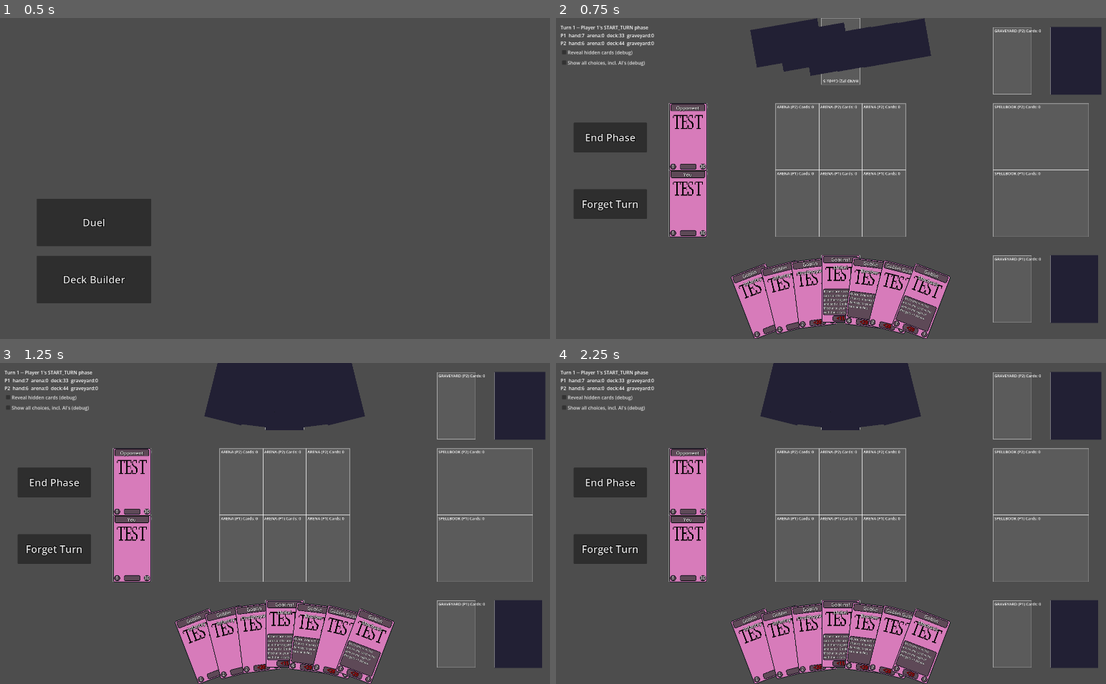
Above: before the commit, frames 1-4 (two rows, left to right).
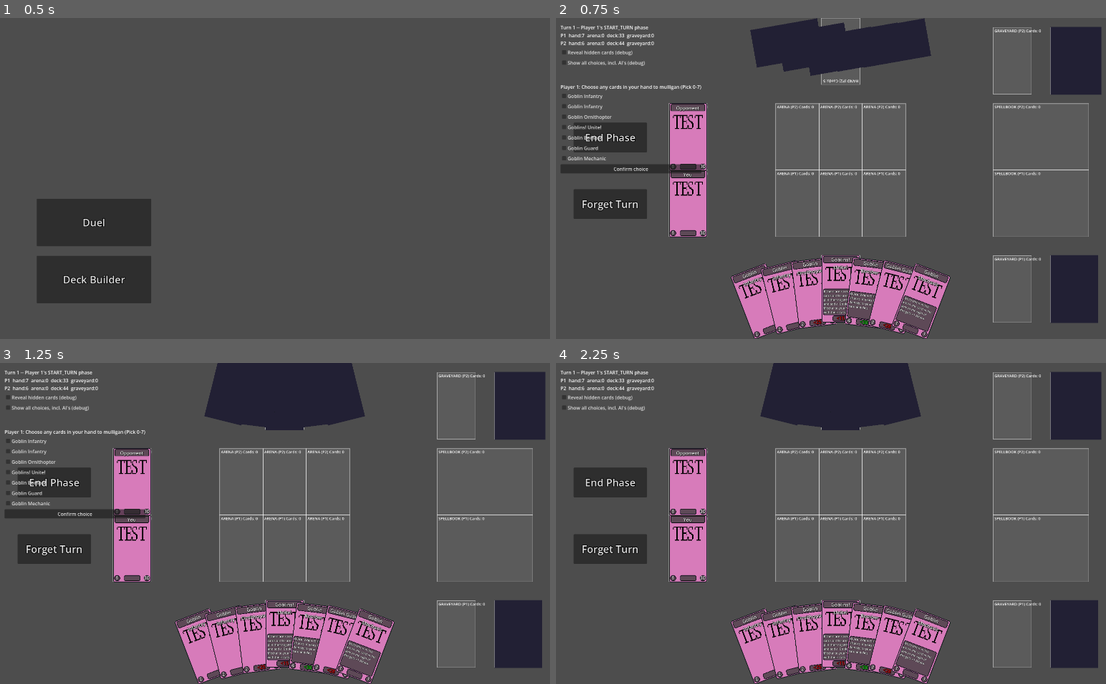
Above: after the commit, the same moments.

Repository: KT0mi/KT0mi_Card_Game_Godot
Game: Godot game, scene res://Scenes/Main.tscn
Same seed, same stepped clock (60 frames per second), same inputs: the game is played once before the commit and once after it.
Inputs (mouse positions are in pixels of both pictures, inside the frame that each line leads up to):
- Up to frame 1 (0.5 s): no input
- Up to frame 2 (0.75 s): click "Duel" at 0.5 s
- Up to frame 3 (1.25 s): no input
- Up to frame 4 (2.25 s): click "Forget Turn" at 1.25 s; click (633, 513) at 2 s, where only the run after the commit has a clickable "Confirm choice"

Frame 1 is identical in both runs. In frame 2, 1.2% of the frame differs, in the area x 0-66%, y 20-98%; in frame 3, 1.2%; in frame 4, less than 0.1%.

Commit message:
Added Mulligan mechanic (to RulesEngine); Fixed summoning mechanics

Diff:
--- a/Cards/BloodEmpire/sacrifice_ritual.gd
+++ b/Cards/BloodEmpire/sacrifice_ritual.gd
@@ -9,9 +9,8 @@
 	sets = [&"blood_empire"]
 
 func resolve_effect(card: CardInstance, _event: PlayCardEvent) -> void:
-	#TODO
 	#Placeholder
-	for c in card.owner.arena().duplicate():
+	for c : CardInstance in card.owner.arena().duplicate():
+		var l := c.lane
 		if await GameActions.try_kill_card(c):
-			var bd := CardFactory.create_instance(&"blood_wall", card.owner)
-			ZoneManager.move_to(bd, Zone.Type.ARENA, ZoneChangeEvent.Reason.SUMMON)
+			await GameActions.try_summon_card(card.owner, &"blood_wall", Zone.Type.ARENA, l)
--- a/Cards/Critters/quill_armor.gd
+++ b/Cards/Critters/quill_armor.gd
@@ -18,23 +18,21 @@
 func _build_abilities() -> Array[Ability]:
 	return [
 		Ability.new(
-			Events.DAMAGE_RESOLVED,
+			Events.ATTACK_RESOLVED,
 			_quill_armor_ability,
 			_quill_armor_con
 		)
 	]
 
-func _quill_armor_con(card : CardInstance, event : DamageEvent) -> bool:
+func _quill_armor_con(card : CardInstance, event : AttackEvent) -> bool:
 	print("quill_armor: Checking effect condition")
 	if event.target == card.owner.get_player_card():
-		if event.source.is_creature():
-			print("quill_armor: Confirmed damage was dealt to the card owner from a creature source")
-			return true
+		print("quill_armor: Confirmed damage was dealt to the card owner from a creature source")
+		return true
 	return false
 
-func _quill_armor_ability(card : CardInstance, event : DamageEvent) -> void:
-	print("quill_armor: Resolving Effect")
-	DamagePipeline.apply_damage(event.source, 1, card)
+func _quill_armor_ability(card : CardInstance, event : AttackEvent) -> void:
+	DamagePipeline.apply_damage(event.attacker, 1, card)
 
 	if card.tick_counter(ARMOR_KEY) <= 0:
 		#Have to think about this should I do kill card when resolving persistent spells or simply moving them to the graveyard?
--- a/Cards/Test/TestQuarentine/Goblin Forces (C-L-A)/goblin_bomber.gd
+++ b/Cards/Test/TestQuarentine/Goblin Forces (C-L-A)/goblin_bomber.gd
@@ -4,7 +4,7 @@
 	id = &"goblin_bomber"
 	card_name = "Goblin Bomber"
 	card_text = "Quick. When this card attacks, it deals 1 damage to your player card and dies."
-	gate = CardGate.BasicGate(29)
+	gate = CardGate.BasicGate(30)
 	attack = 4
 	endurance = 1
 	sets = ["goblin_forces"]
@@ -19,5 +19,7 @@
 				GameActions.try_kill_card(c),
 			func(c:CardInstance, e:AttackEvent) -> bool:
 				return e.attacker == c,
+				[],
+				true
 		)
 	]
--- a/Cards/Test/TestQuarentine/Goblin Forces (C-L-A)/goblin_captain.gd
+++ b/Cards/Test/TestQuarentine/Goblin Forces (C-L-A)/goblin_captain.gd
@@ -10,13 +10,13 @@
 	sets = ["goblin_forces"]
 
 func _build_abilities() -> Array[Ability]:
+	#TODO
 	return [
 		Ability.new(
-			Events.PLAY_CARD_RESOLVED,
+			Events.ZONE_CHANGE,
 			func(c, e):
-				if c.lane == 0:
-					GameActions.try_modify_attack(c, StatModifer.delta(1,c))
-					GameActions.try_modify_endurance(c, StatModifer.delta(1,c)),
-			func(c, e : PlayCardEvent): e.card == c
+				GameActions.try_modify_attack(c, StatModifer.delta(1,c))
+				GameActions.try_modify_endurance(c, StatModifer.delta(1,c)),
+			func(c, e : ZoneChangeEvent): e.target == c and e.lane == 0
 		)
 	]
--- a/Cards/Test/TestQuarentine/Goblin Forces (C-L-A)/goblin_mechanic.gd
+++ b/Cards/Test/TestQuarentine/Goblin Forces (C-L-A)/goblin_mechanic.gd
@@ -4,7 +4,7 @@
 	id = &"goblin_mechanic"
 	card_name = "Goblin Mechanic"
 	card_text = "While this is in the arena, the card in the lane to the right of this gets +1 Attack"
-	gate = CardGate.BasicGate(29)
+	gate = CardGate.None()
 	attack = 1
 	endurance = 1
 	sets = ["goblin_forces"]
--- a/Cards/Test/TestQuarentine/Goblin Forces (C-L-A)/goblin_ornithopter.gd
+++ b/Cards/Test/TestQuarentine/Goblin Forces (C-L-A)/goblin_ornithopter.gd
@@ -4,7 +4,7 @@
 	id = &"goblin_ornithopter"
 	card_name = "Goblin Ornithopter"
 	card_text = ""
-	gate = CardGate.BasicGate(20)
+	gate = CardGate.BasicGate(25)
 	attack = 2
 	endurance = 5
 	sets = ["goblin_forces"]
--- a/Cards/Test/TestQuarentine/Goblin Forces (C-L-A)/goblins_unite.gd
+++ b/Cards/Test/TestQuarentine/Goblin Forces (C-L-A)/goblins_unite.gd
@@ -21,7 +21,6 @@
 		endurance_pool += c.get_endurance()
 		await GameActions.try_kill_card(c)
 
-	var gm := CardFactory.create_instance(&"goblin_mecha", card.owner)
-	gm.current_attack = attack_pool
-	gm.current_endurance = endurance_pool
-	await ZoneManager.move_to(gm, Zone.Type.HAND, ZoneChangeEvent.Reason.SUMMON)
+	var gm := await GameActions.try_summon_card(card.owner, &"goblin_mecha", Zone.Type.ARENA, 1)
+	GameActions.try_modify_attack(gm, StatModifer.delta(attack_pool, card))
+	GameActions.try_modify_endurance(gm, StatModifer.delta(endurance_pool, card))
--- a/Cards/Test/TestQuarentine/S-H-C/breaking_xenia.gd
+++ b/Cards/Test/TestQuarentine/S-H-C/breaking_xenia.gd
@@ -16,7 +16,7 @@
 func _build_abilities() -> Array[Ability]:
 	return [
 		Ability.new(
-			Events.END_PHASE_END,
+			Events.START_PHASE_START,
 			func(c,_e):
 			DamagePipeline.apply_damage(
 				GameState.opponent_of(c.owner).get_player_card(),
@@ -24,6 +24,6 @@
 				c
 			)
 			ZoneManager.move_to(c, Zone.Type.GRAVEYARD, ZoneChangeEvent.Reason.RESOLVE),
-			func(c,e) -> bool: return e.player == GameState.opponent_of(c.owner).get_player_card(),
+			func(c,e) -> bool: return e.player == c.owner,
 		)
 	]
--- a/Cards/Test/TestQuarentine/S-H-C/polyphemus.gd
+++ b/Cards/Test/TestQuarentine/S-H-C/polyphemus.gd
@@ -16,7 +16,8 @@
 				var candidates : Array[CardInstance] = GameState.all_cards_in_arena().duplicate()
 				candidates.erase(c)
 				var target : CardInstance = candidates.pick_random()
-				e.redirect_target(target, c),
+				if target != null:
+					e.redirect_target(target, c),
 			func(c:CardInstance,e:AttackEvent) -> bool:
 				return TurnController.current_phase == TurnController.Phase.BATTLE \
 				and e.attacker == c and not e.redirected,
--- a/Scripts/EnemyAI/AIController.gd
+++ b/Scripts/EnemyAI/AIController.gd
@@ -33,10 +33,26 @@
 	await TurnController.advance_phase()
 
 func _take_start_turn_phase_actions() -> void:
+	#Heuristics for choosing to "Forget Turn" or not
+
+	#If you can play any cards in your hand
 	for card : CardInstance in _ai_player().hand:
 		if card.is_playable(_ai_player().get_player_card().get_endurance()):
 			return
 
+	#If you have 3 or fewer cards in hand
+	if _ai_player().hand.size() < 4:
+		return
+
+	#If any cards in your arena can attack
+	for card : CardInstance in _ai_player().arena():
+		if not card.has_counter(CardKeywords.DAZED):
+			if card.is_creature():
+				var def : CreatureCardDefinition = card.definition
+				if def.is_battle_ready(card):
+					return
+
+	#Then forget
 	TurnController.forget_turn()
 
 func _take_play_phase_actions() -> void:
@@ -67,6 +83,14 @@
 			#take as many options as allowed
 			var selected: Array = request.options.slice(0, request.max_count)
 			return selected
+		Events.MULLIGAN_TAG:
+			#Mulligan any card that you cannot play on the first turn
+			var selected : Array
+			for c : CardInstance in request.options:
+				if c.is_playable(_ai_player().get_player_card().get_endurance()):
+					continue
+				selected.append(c)
+			return selected
 		_:
 			#take as many options as allowed
 			var selected: Array = request.options.slice(0, request.max_count)
--- a/Scripts/Events.gd
+++ b/Scripts/Events.gd
@@ -26,6 +26,9 @@
 #Triggered when a kill card request is made
 const KILL_REQUEST = &"on_kill_request"
 const KILL_RESOLVED = &"on_kill_resolved"
+#Triggered when a summon card request is made
+const SUMMON_REQUEST = &"on_summon_request"
+const SUMMON_RESOLVED = &"on_summon_resolved"
 #Modifier Game Action Events
 const MODIFY_ATTACK_REQUEST = &"on_try_modify_attack"
 const MODIFY_ATTACK_RESOLVE = &"on_modify_attack"
@@ -44,3 +47,4 @@
 ##Choice TAGS
 const BATTLE_TAG = &"battle_choice"
 const EFFECT_TAG = &"effect_choice"
+const MULLIGAN_TAG = &"mulligan_choice"
--- a/Scripts/GameActions.gd
+++ b/Scripts/GameActions.gd
@@ -60,6 +60,10 @@
 	await TriggerSystem.emit(Events.KILL_REQUEST, event)
 	if event.cancelled:
 		print("GameActions: Failed try_kill_card action. Reason: Request intercepted")
+		return false
+
+	if card.current_zone == Zone.Type.GRAVEYARD:
+		print("GameActions: Failed try_kill_card action. Reason: Card already in graveyard")
 		return false
 
 	#Hook point to change death mechanic
@@ -137,3 +141,19 @@
 	print("GameActions: Resolved try_modify_gate action sucessfully.")
 	await TriggerSystem.emit(Events.MODIFY_GATE_RESOLVE, event)
 	return true
+
+func try_summon_card(owner : Player, id : StringName, to_zone: Zone.Type, lane : int = -1) -> CardInstance:
+	print("GameActions: Requested try_summon_card action")
+	var event := SummonEvent.new(owner, id)
+	await TriggerSystem.emit(Events.SUMMON_REQUEST, event)
+	if event.cancelled:
+		print("GameActions: Failed try_summon_card action. Reason: Request intercepted")
+		return null
+
+	var card_instance := await CardFactory.create_instance(id, owner)
+	CardViewManager.create_card_node(card_instance)
+	ZoneManager.move_to(card_instance, to_zone, ZoneChangeEvent.Reason.SUMMON, lane)
+
+	print("GameActions: Resolved try_summon_card action sucessfully.")
+	await TriggerSystem.emit(Events.SUMMON_RESOLVED, event)
+	return card_instance
--- /dev/null
+++ b/Scripts/GameEvents/SummonEvent.gd
@@ -0,0 +1,8 @@
+class_name SummonEvent extends CancellableEvent
+
+var player : Player
+var card_id : StringName
+
+func _init(p: Player, id : StringName) -> void:
+	player = p
+	card_id = id
--- a/Scripts/GameEvents/ZoneChangeEvent.gd
+++ b/Scripts/GameEvents/ZoneChangeEvent.gd
@@ -9,9 +9,11 @@
 var from_zone: Zone.Type
 var to_zone: Zone.Type
 var reason: Reason
+var lane: int
 
-func _init(c: CardInstance, f: Zone.Type, t: Zone.Type, r: Reason) -> void:
+func _init(c: CardInstance, f: Zone.Type, t: Zone.Type, r: Reason, l : int = -1) -> void:
 	target = c
 	from_zone = f
 	to_zone = t
 	reason = r
+	lane = l
--- a/Scripts/RulesEngine.gd
+++ b/Scripts/RulesEngine.gd
@@ -13,7 +13,7 @@
 		#Cards in Arena
 		for c in player.arena().duplicate():
 			var card : CardInstance = c
-			if card.get_endurance() <= 0:
+			if card.get_endurance() <= 0 and card.current_zone != Zone.Type.GRAVEYARD:
 				#Card Death - Specific event when a card ends the turn with no endurance - cancellable
 				GameActions.try_kill_card(card)
 		#Check for player death
@@ -44,10 +44,40 @@
 		if special_card:
 			player.deck.erase(special_card)
 			player.hand.append(special_card)
-			ZoneManager.move_to(special_card, Zone.Type.HAND, ZoneChangeEvent.Reason.DRAW)
-			GameActions.draw_cards(player, 4)
+			await ZoneManager.move_to(special_card, Zone.Type.HAND, ZoneChangeEvent.Reason.DRAW)
+			await GameActions.draw_cards(player, 4)
 		else:
-			GameActions.draw_cards(player, 7)
+			await GameActions.draw_cards(player, 7)
+
+	do_mulligan()
 
 	#var face_card := CardInstance.new(CardDatabase.get_definition(&"player_face"), player)
 	#await ZoneManager.move_to(face_card, Zone.Type.PLAYER, ZoneChangeEvent.Reason.MANUAL)
+
+func do_mulligan() -> void:
+	for player in GameState.players():
+		var candidates : Array[CardInstance]
+		for c : CardInstance in player.hand.duplicate():
+			if c.definition.is_special:
+				continue
+			candidates.append(c)
+
+		var m_cards : Array = await ChoiceManager.request(
+			"Choose any cards in your hand to mulligan",
+			Events.MULLIGAN_TAG,
+			candidates,
+			player,
+			0,
+			candidates.size()
+		)
+
+		if m_cards.is_empty() or m_cards == null:
+			print("RulesEngine: No valid cards in selected")
+			return
+
+		for c : CardInstance in m_cards:
+			ZoneManager.move_to(c, Zone.Type.DECK, ZoneChangeEvent.Reason.MANUAL)
+
+		player.deck.shuffle()
+
+		await GameActions.draw_cards(player, m_cards.size())
--- a/Scripts/SceneScripts/CardViewManager.gd
+++ b/Scripts/SceneScripts/CardViewManager.gd
@@ -2,6 +2,8 @@
 ##Autoload
 
 # Main script to sync visuals and card game logic
+
+const CARD_SCENE := preload("res://Scenes/Card.tscn")
 
 var _card_nodes: Dictionary = {} #CardInstance -> Card (Scene)
 var _holder_nodes: Dictionary = {} #"player id: zone type" : CardHolder (Scene)
@@ -11,6 +13,12 @@
 	ZoneManager.card_zone_changed.connect(_on_zone_changed)
 	GameActions.card_stat_changed.connect(_refresh_card_visuals)
 	DamagePipeline.change_card_endurance.connect(_refresh_card_visuals)
+
+func create_card_node(card_instance : CardInstance) -> Card:
+	var node: Card = CARD_SCENE.instantiate()
+	add_child(node)
+	node.bind(card_instance)
+	return node
 
 #Called by CardHolder._ready()
 func register_holder(holder: CardHolder) -> void:
--- a/Scripts/SceneScripts/DeckBuilderController.gd
+++ b/Scripts/SceneScripts/DeckBuilderController.gd
@@ -18,12 +18,15 @@
 const MAIN_SCENE = "res://Scenes/Main.tscn"
 
 func _ready() -> void:
-	if StateData.editing_deck != "":
-		_editing_deck_id = StateData.editing_deck
 	_populate_available()
 	save_button.pressed.connect(_on_save_pressed)
 	back_button.pressed.connect(_on_back_pressed)
 
+	if StateData.editing_deck != "":
+		var deck := DeckStorage.load_deck(StateData.editing_deck)
+		StateData.editing_deck = ""  # consume it -- see note below
+		if deck:
+			load_for_editing(deck)
 
 func _on_back_pressed() -> void:
 	StateData.editing_deck = ""
--- a/Scripts/SceneScripts/MatchController.gd
+++ b/Scripts/SceneScripts/MatchController.gd
@@ -9,10 +9,10 @@
 #This sets up a match by building decks, spawning cards, cardholders
 #sets up a minimal debug ui
 
-const CARD_SCENE := preload("res://Scenes/Card.tscn")
-
 @onready var end_phase_button : Button = $UI/EndPhaseButton
 @onready var forget_turn_button : Button = $UI/ForgetTurnButton
+#Game End Label
+@onready var game_end_label : Label = $UI/GameEndLabel
 
 @export var player_one_deck : DeckData
 @export var player_two_deck: DeckData
@@ -28,8 +28,7 @@
 var _choice_panel: VBoxContainer
 var _choice_checkboxes: Dictionary = {}  # option -> CheckBox
 
-#Game End Label
-@onready var game_end_label : Label = $GameEndLabel
+
 
 # Called when the node enters the scene tree for the first time.
 func _ready() -> void:
@@ -67,7 +66,7 @@
 
 		var instances: Array[CardInstance] = build_deck(player, deck)
 		for instance in instances:
-			_spawn_card_node(instance)
+			CardViewManager.create_card_node(instance)
 			await ZoneManager.move_to(instance, Zone.Type.DECK, ZoneChangeEvent.Reason.MANUAL)
 
 		# Give the player their face card. This arguably belongs in
@@ -76,7 +75,7 @@
 		# stays self-contained and doesn't presume that decision for you.
 		var face := CardFactory.create_instance(&"test_player_card", player)
 		face.definition.card_name = "You" if player == GameState.local_player else "Opponent"
-		_spawn_card_node(face)
+		CardViewManager.create_card_node(face)
 		await ZoneManager.move_to(face, Zone.Type.PLAYER, ZoneChangeEvent.Reason.MANUAL)
 
 func build_deck(player: Player, deck: DeckData) -> Array[CardInstance]:
@@ -84,12 +83,6 @@
 		return CardFactory.build_deck(deck, player)
 	return CardFactory.build_deck_from_ids(FALLBACK_DECK_IDS, player)
 
-func _spawn_card_node(instance: CardInstance) -> Card:
-	var node: Card = CARD_SCENE.instantiate()
-	add_child(node)
-	node.bind(instance)
-	return node
-
 func _build_debug_ui() -> void:
 	_canvas = CanvasLayer.new()
 	add_child(_canvas)
@@ -113,7 +106,6 @@
 	show_all_choices_checkbox.text = "Show all choices, incl. AI's (debug)"
 	show_all_choices_checkbox.toggled.connect(func(pressed: bool): DebugSettings.show_all_choices_in_debug_ui = pressed)
 	vbox.add_child(show_all_choices_checkbox)
-
 
 func _on_advance_pressed() -> void:
 	await TurnController.advance_phase()
--- a/Scripts/ZoneManager.gd
+++ b/Scripts/ZoneManager.gd
@@ -33,4 +33,4 @@
 	card.current_zone = to_zone
 	card_zone_changed.emit(card, from_zone, to_zone, from_lane, lane)
 	await TriggerSystem.emit(Events.ZONE_CHANGE,
-		ZoneChangeEvent.new(card, from_zone, to_zone, reason))
+		ZoneChangeEvent.new(card, from_zone, to_zone, reason, lane))
--- a/project.godot
+++ b/project.godot
@@ -36,6 +36,7 @@
 
 window/size/viewport_width=1920
 window/size/viewport_height=1080
+window/size/mode=3
 
 [physics]
 
Not shown, added: Scripts/GameEvents/SummonEvent.gd.uid
